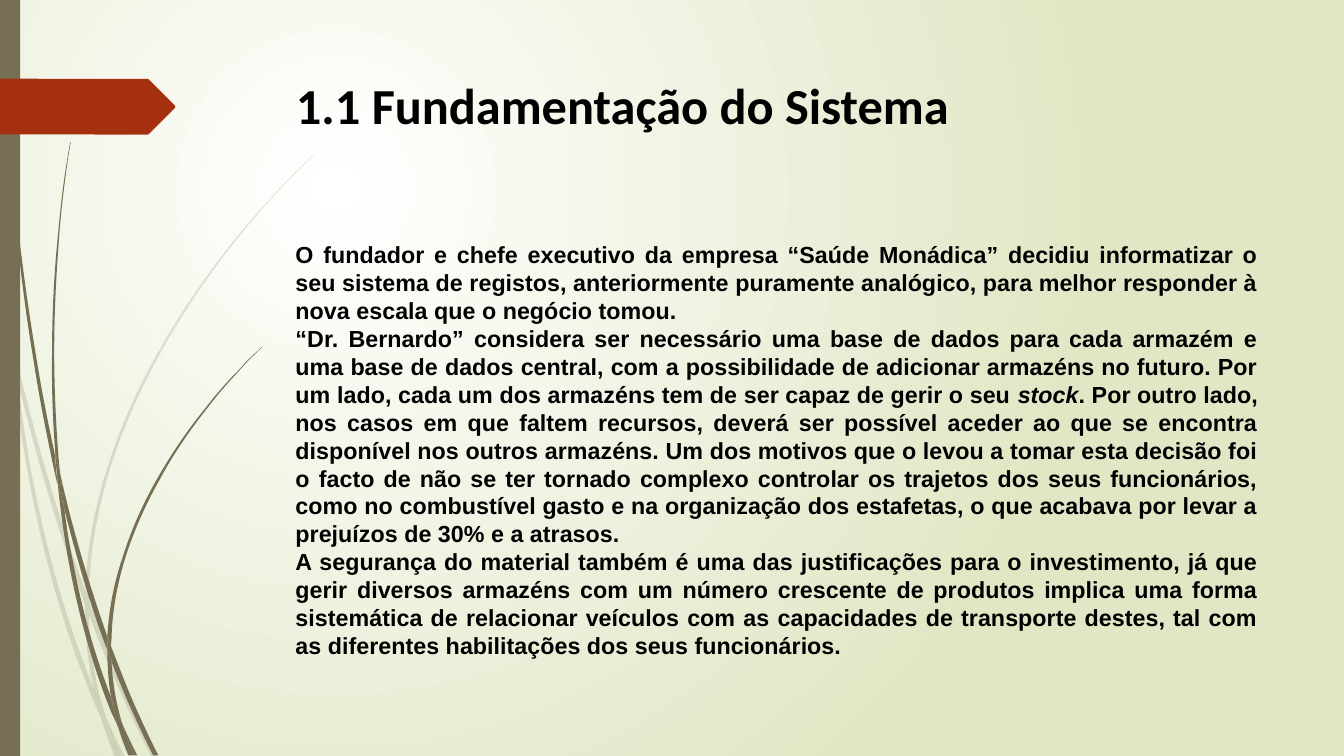
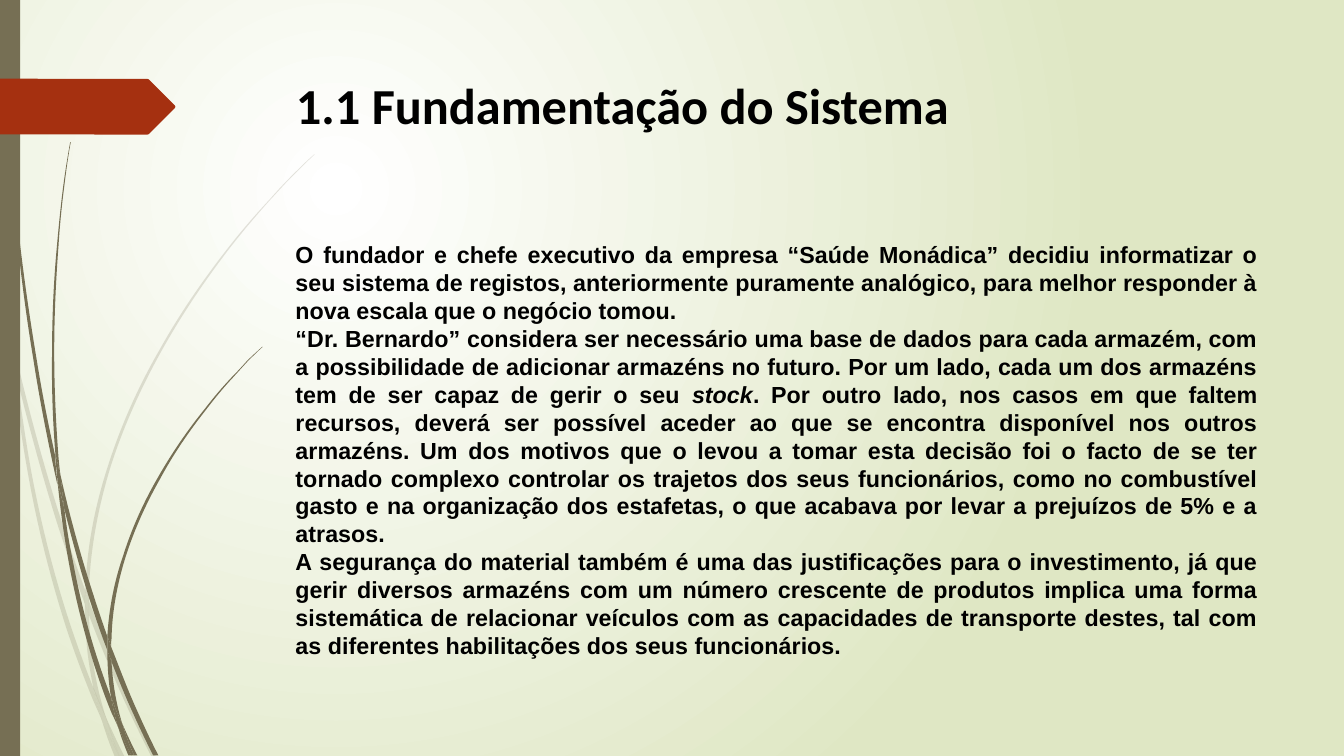
Before and after one commit to Lucenix/BD-TP, a slide deck: slide 6 of Apresentação1.pptx. Drawn at 1344x756 pixels with LibreOffice and Linux fonts; fonts in the diff are those of the drawing. Boxes give left, top, right and bottom in pixels: in the first picture for what was removed or moved away, otherwise in the second. Text is boxed around its words. In the diff, an @@ line names an element or a change of style, - is before the commit and + after.

```diff
--- a/Apresentação1.pptx
+++ b/Apresentação1.pptx
@@ text at (x1=295, y1=330, x2=1258, y2=543): text changed @@
-“Dr. Bernardo” considera ser necessário uma base de dados para cada armazém e uma base de dados central, com a possibilidade de adicionar armazéns no futuro. Por um lado, cada um dos armazéns tem de ser capaz de gerir o seu stock. Por outro lado, nos casos em que faltem recursos, deverá ser possível aceder ao que se encontra disponível nos outros armazéns. Um dos motivos que o levou a tomar esta decisão foi o facto de não se ter tornado complexo controlar os trajetos dos seus funcionários, como no combustível gasto e na organização dos estafetas, o que acabava por levar a prejuízos de 30% e a atrasos.
+“Dr. Bernardo” considera ser necessário uma base de dados para cada armazém, com a possibilidade de adicionar armazéns no futuro. Por um lado, cada um dos armazéns tem de ser capaz de gerir o seu stock. Por outro lado, nos casos em que faltem recursos, deverá ser possível aceder ao que se encontra disponível nos outros armazéns. Um dos motivos que o levou a tomar esta decisão foi o facto de se ter tornado complexo controlar os trajetos dos seus funcionários, como no combustível gasto e na organização dos estafetas, o que acabava por levar a prejuízos de 5% e a atrasos.
```
Also in this commit, not shown: 7 other slides changed, 1 slide added.
